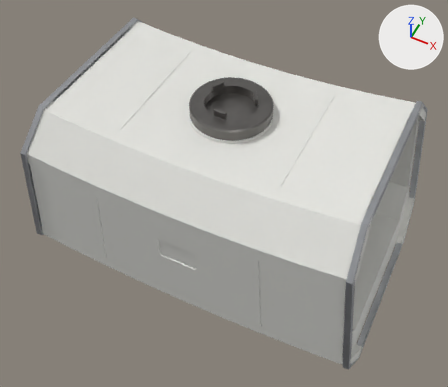
What one commit did to the glTF model models/station/lowpoly/ax_grav_08_ring_storage.glb.
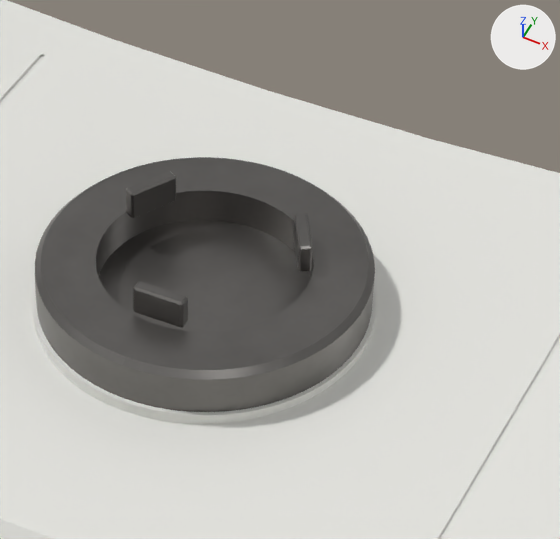
Each version is shown whole from a camera (50 mm lens) standing at (3.96, -8.23, 9.68) and looking at (-0.01, -0.3, -0.23), then close up on the part from 40% to 71% of the width and 10% to 44% of the height. Arrows for +X, +Y and +Z are at upper right; the lights stay in place. The older version's two pictures come first. Vertices at exactly the same position are counted once.

Objects in the first close-up: 'hatch_door_1', 'hull', 'spoke_port', 'spoke_port_pedestal', 'spoke_port_petals'.
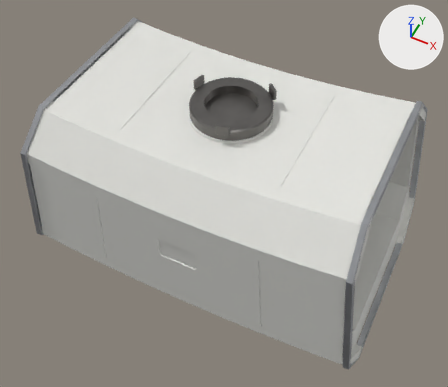
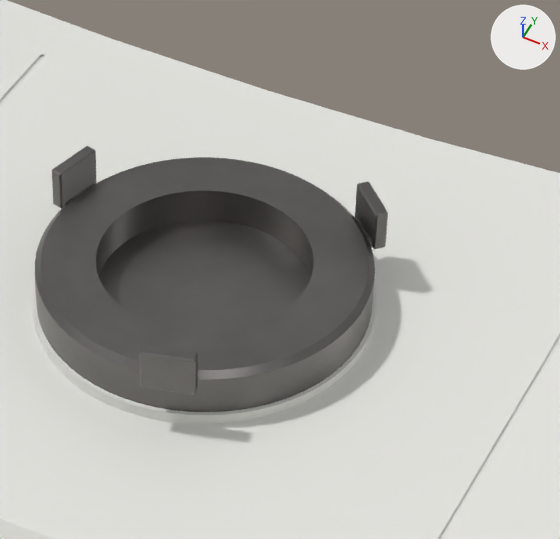
Pixel boxes [x1, y1, x2, y2] of what changed, in the close-ups (560 x 539 px):
'spoke_port_petals', reshaped (79% wider, 58% taller): before [126, 171, 313, 328]; after [52, 146, 388, 395]

The change, as a diff of the scene's bpy script:
```diff
--- a/models/station/lowpoly/ax_grav_08_ring_storage.glb.py
+++ b/models/station/lowpoly/ax_grav_08_ring_storage.glb.py
@@ me_ax_grav_08_ring_storage_spoke_port_petals @@
 # used by ob_spoke_port_petals; location = (0.0, 0.0, 0.0)
-me_ax_grav_08_ring_storage_spoke_port_petals.from_pydata(...)  # 72 vertices, 132 faces; spans x -0.485..0.485, y -0.492..0.352, z 2.053..2.207
+me_ax_grav_08_ring_storage_spoke_port_petals.from_pydata(...)  # 162 vertices, 312 faces; spans x -0.869..0.699, y -0.869..0.699, z 1.963..2.207
+# me_ax_grav_08_ring_storage_spoke_port_petals part 1: the whole mesh is rebuilt
 me_ax_grav_08_ring_storage_spoke_port_petals.materials.append(mat_titanium)
```
